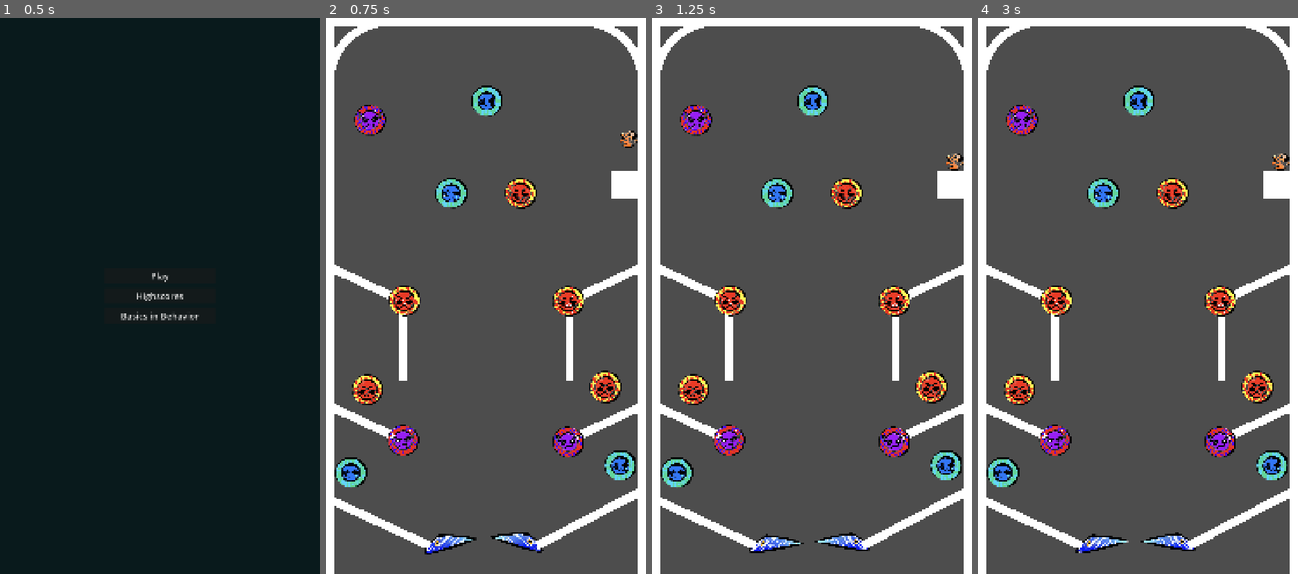
Above: before the commit, frames 1-4 (left to right).
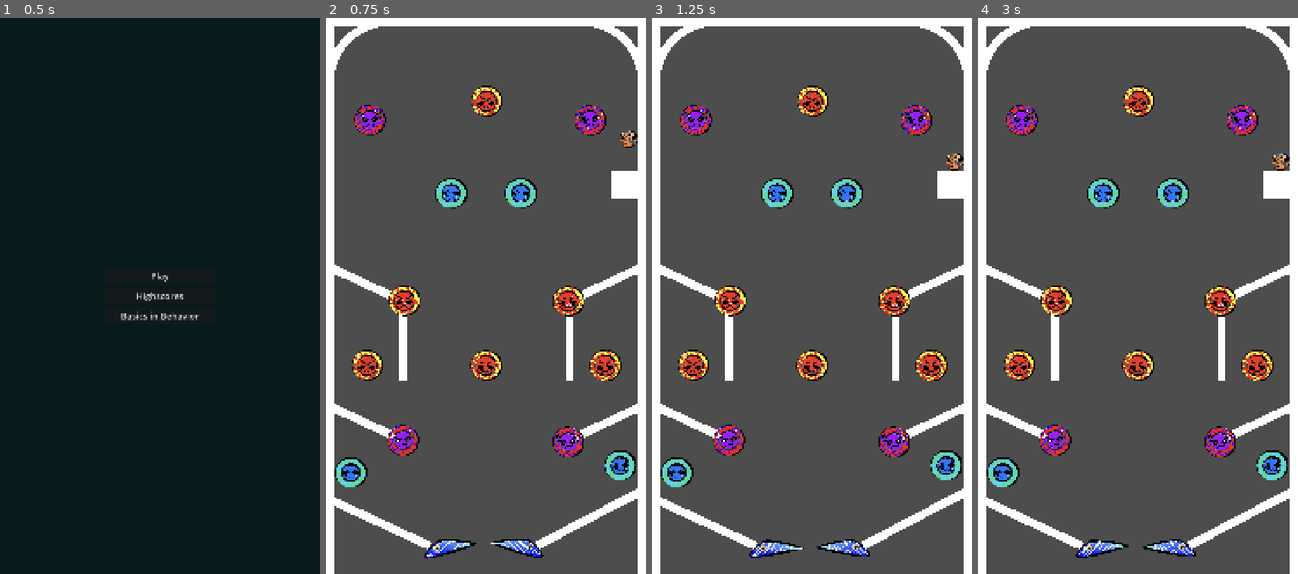
Above: after the commit, the same moments.

Repository: Withered99/Super-Pinball-Ultimate-Premium-Plus-Edition
Game: Godot game, scene res://Screen/title_screen.tscn
The game is run twice, just before and just after one commit, with the same random seed, the same clock (stepped at 60 frames per second) and the same inputs.
Inputs:
- Up to frame 1 (0.5 s): no input
- Up to frame 2 (0.75 s): click "Play" at 0.5 s
- Up to frame 3 (1.25 s): no input
- Up to frame 4 (3 s): tap Enter (ui_accept) at 1.25, 1.52, 2, 2.27, 2.75 s; hold Left (ui_left) 2.03-2.78 s

Frame 1 is identical in both runs. In frame 2, 4.0% of the frame differs, in the area x 8-93%, y 12-98%; in frame 3, 4.0%; in frame 4, 4.0%.

Commit message:
added and fixed some bumpers

Diff:
--- a/Screen/game2.tscn
+++ b/Screen/game2.tscn
@@ -27,7 +27,7 @@
 script = ExtResource("11_s6sd8")
 
 [node name="Flipper" parent="." unique_id=432080427 instance=ExtResource("2_yekch")]
-position = Vector2(401, 1889.0001)
+position = Vector2(401, 1906.285)
 scale = Vector2(5, 5)
 rest_angle_deg = 90.0
 active_angle_deg = 10.0
@@ -40,7 +40,7 @@
 texture = ExtResource("3_thykx")
 
 [node name="Flipper2" parent="." unique_id=301296536 instance=ExtResource("2_yekch")]
-position = Vector2(733, 1884.9999)
+position = Vector2(733, 1906.285)
 scale = Vector2(5, 5)
 input_action = "ui_right"
 is_right_flipper = true
@@ -292,7 +292,7 @@
 position = Vector2(1032, 470)
 
 [node name="Bumper" parent="." unique_id=618282309 instance=ExtResource("12_qocpp")]
-position = Vector2(147, 1338)
+position = Vector2(147, 1250)
 
 [node name="Sprite2D" type="Sprite2D" parent="Bumper" unique_id=1309884174]
 position = Vector2(1.9999914, -0.50001657)
@@ -319,12 +319,11 @@
 
 [node name="Bumper9" parent="." unique_id=1256820625 instance=ExtResource("12_qocpp")]
 position = Vector2(576, 300)
-launch_force = 300.0
 
 [node name="Sprite2D" type="Sprite2D" parent="Bumper9" unique_id=1804933214]
 position = Vector2(1.9999914, -0.50001657)
 scale = Vector2(0.232, 0.23046096)
-texture = ExtResource("15_x47ju")
+texture = ExtResource("14_x47ju")
 
 [node name="Bumper3" parent="." unique_id=890271225 instance=ExtResource("12_qocpp")]
 position = Vector2(157, 368)
@@ -335,6 +334,15 @@
 scale = Vector2(0.232, 0.23046096)
 texture = ExtResource("13_742v1")
 
+[node name="Bumper13" parent="." unique_id=869216016 instance=ExtResource("12_qocpp")]
+position = Vector2(950, 368)
+launch_force = 1200.0
+
+[node name="Sprite2D" type="Sprite2D" parent="Bumper13" unique_id=2133850163]
+position = Vector2(1.9999914, -0.50001657)
+scale = Vector2(0.232, 0.23046096)
+texture = ExtResource("13_742v1")
+
 [node name="Bumper4" parent="." unique_id=2077089040 instance=ExtResource("12_qocpp")]
 position = Vector2(873, 1019)
 
@@ -345,16 +353,25 @@
 
 [node name="Bumper7" parent="." unique_id=802257998 instance=ExtResource("12_qocpp")]
 position = Vector2(700, 631)
+launch_force = 300.0
 
 [node name="Sprite2D" type="Sprite2D" parent="Bumper7" unique_id=1324678309]
 position = Vector2(-6.914139e-06, 7.867813e-05)
 scale = Vector2(0.23790325, 0.22664018)
-texture = ExtResource("14_x47ju")
+texture = ExtResource("15_x47ju")
 
 [node name="Bumper5" parent="." unique_id=1996889430 instance=ExtResource("12_qocpp")]
 position = Vector2(282, 1017)
 
 [node name="Sprite2D" type="Sprite2D" parent="Bumper5" unique_id=361166955]
+position = Vector2(-6.914139e-06, 7.867813e-05)
+scale = Vector2(0.23790325, 0.22664018)
+texture = ExtResource("14_x47ju")
+
+[node name="Bumper14" parent="." unique_id=1763607071 instance=ExtResource("12_qocpp")]
+position = Vector2(576, 1250)
+
+[node name="Sprite2D" type="Sprite2D" parent="Bumper14" unique_id=390695367]
 position = Vector2(-6.914139e-06, 7.867813e-05)
 scale = Vector2(0.23790325, 0.22664018)
 texture = ExtResource("14_x47ju")
@@ -388,7 +405,7 @@
 texture = ExtResource("15_x47ju")
 
 [node name="Bumper2" parent="." unique_id=1545574663 instance=ExtResource("12_qocpp")]
-position = Vector2(1010, 1328)
+position = Vector2(1010, 1250.485)
 
 [node name="Sprite2D" type="Sprite2D" parent="Bumper2" unique_id=697316510]
 position = Vector2(-4.6250105, -3.9696693e-05)
